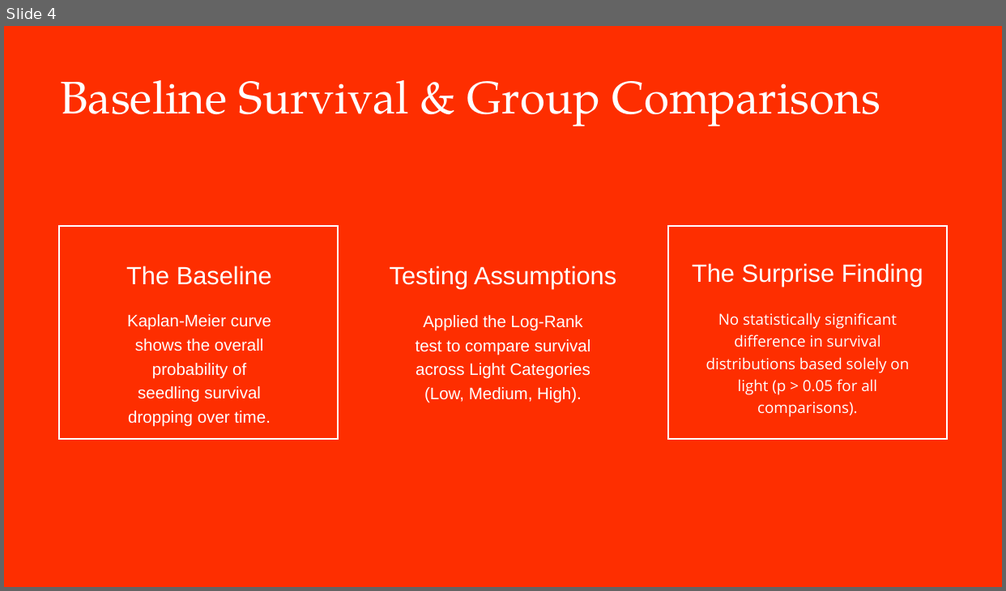
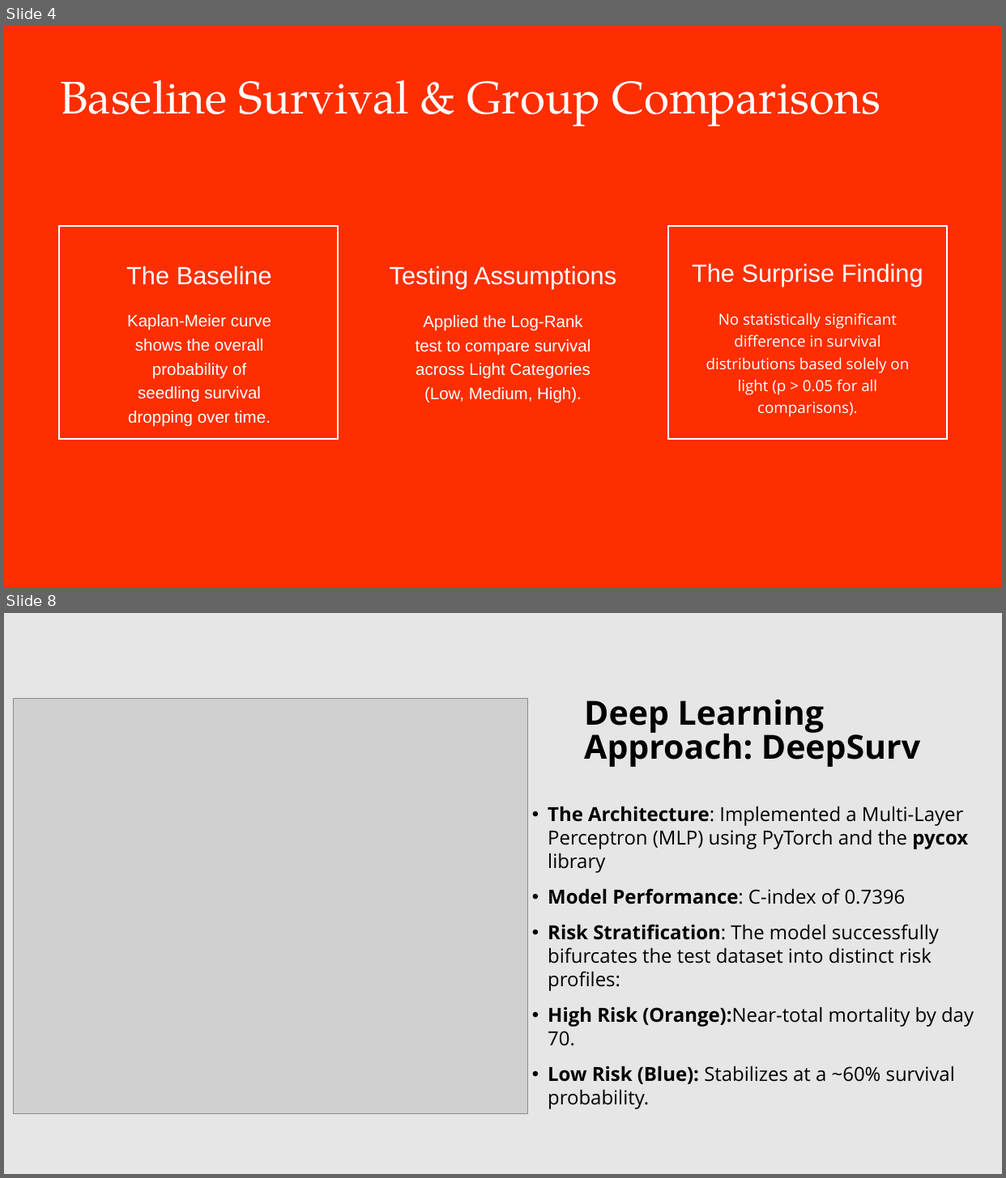
Before and after one commit to liskajiri/appr_lifelines, a slide deck: APPR_PRESENTATION.pptx. Shown one above the other, each under a label of ours: slide 4 before the commit, slides 4 and 8 after it; the slides between them are not shown. The pictures are 1006x591 and 1006x1178 pixels, drawn with LibreOffice and Linux fonts; fonts in the diff are those of the drawing; grey boxes stand for pictures. Boxes give left, top, right and bottom in pixels: in the first picture for what was removed or moved away, otherwise in the second. Text is boxed around its words. In the diff, an @@ line names an element or a change of style, - is before the commit and + after.

Commit message:
Fixed the leakage, fitted the deep network and updated the presentation

```diff
--- a/APPR_PRESENTATION.pptx
+++ b/APPR_PRESENTATION.pptx
@@ slide 8 added at (x1=4, y1=613, x2=1002, y2=1174), background #E6E6E6 @@
@@ picture added at (x1=13, y1=698, x2=527, y2=1114) @@
@@ text added at (x1=584, y1=700, x2=920, y2=767), 48 pt, text #000000, bold @@
+Deep Learning Approach: DeepSurv
@@ text added at (x1=548, y1=806, x2=974, y2=1110), 28 pt, text #000000 @@
+• The Architecture: Implemented a Multi-Layer Perceptron (MLP) using PyTorch and the pycox library
+• Model Performance: C-index of 0.7396
+• Risk Stratification: The model successfully bifurcates the test dataset into distinct risk profiles:
+                • High Risk (Orange):Near-total mortality by day 70.
+                • Low Risk (Blue): Stabilizes at a ~60% survival probability.
@@ line added from (794, 1101) to (946, 1101), #E6E6E6 2.25 pt @@
```
Also in this commit, not shown: 2 slides changed, 3 other slides added, 7 slides removed, 1 other file.
